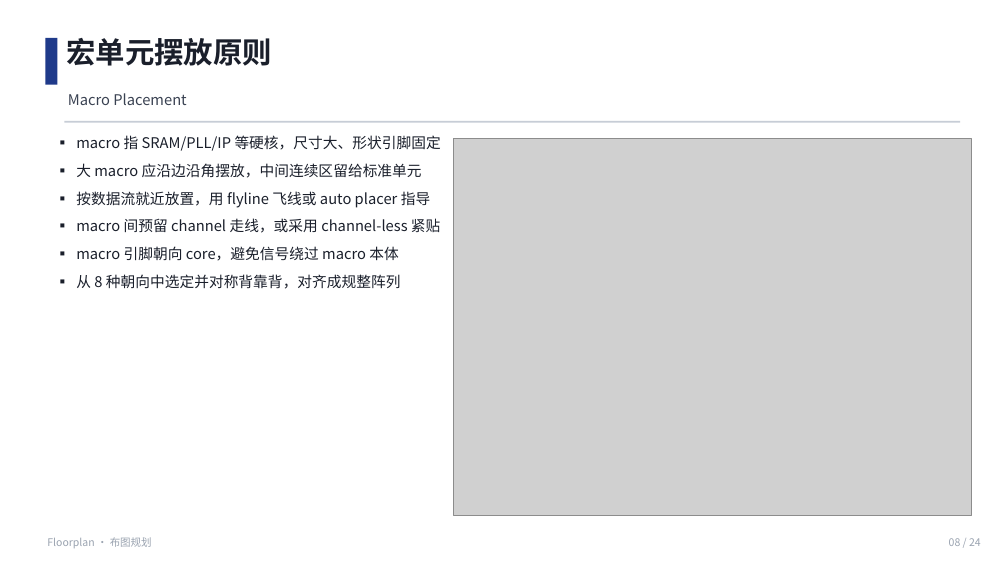
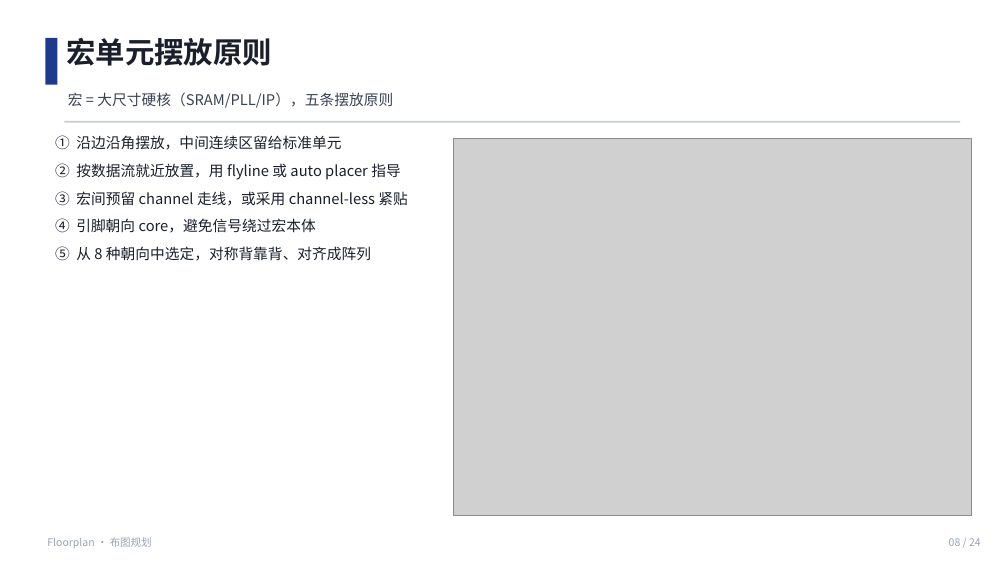
Before and after one commit to JinChengZ18/IC_Learning_Material, a slide deck: slide 8 of IC_Backend_Notes/slides/05_Floorplan.pptx. Drawn at 1008x567 pixels with LibreOffice and Linux fonts; fonts in the diff are those of the drawing; grey boxes stand for pictures. Boxes give left, top, right and bottom in pixels: in the first picture for what was removed or moved away, otherwise in the second. Text is boxed around its words. In the diff, an @@ line names an element or a change of style, - is before the commit and + after.

```diff
--- a/IC_Backend_Notes/slides/05_Floorplan.pptx
+++ b/IC_Backend_Notes/slides/05_Floorplan.pptx
@@ text at (68,92,393,108): text changed @@
-Macro Placement
+宏 = 大尺寸硬核（SRAM/PLL/IP），五条摆放原则
@@ text at (55,135,407,261): text changed @@
-▪ macro 指 SRAM/PLL/IP 等硬核，尺寸大、形状引脚固定
-▪ 大 macro 应沿边沿角摆放，中间连续区留给标准单元
-▪ 按数据流就近放置，用 flyline 飞线或 auto placer 指导
-▪ macro 间预留 channel 走线，或采用 channel-less 紧贴
-▪ macro 引脚朝向 core，避免信号绕过 macro 本体
-▪ 从 8 种朝向中选定并对称背靠背，对齐成规整阵列
+① 沿边沿角摆放，中间连续区留给标准单元
+② 按数据流就近放置，用 flyline 或 auto placer 指导
+③ 宏间预留 channel 走线，或采用 channel-less 紧贴
+④ 引脚朝向 core，避免信号绕过宏本体
+⑤ 从 8 种朝向中选定，对称背靠背、对齐成阵列
```
Also in this commit, not shown: 15 other slides changed, 54 other files.
